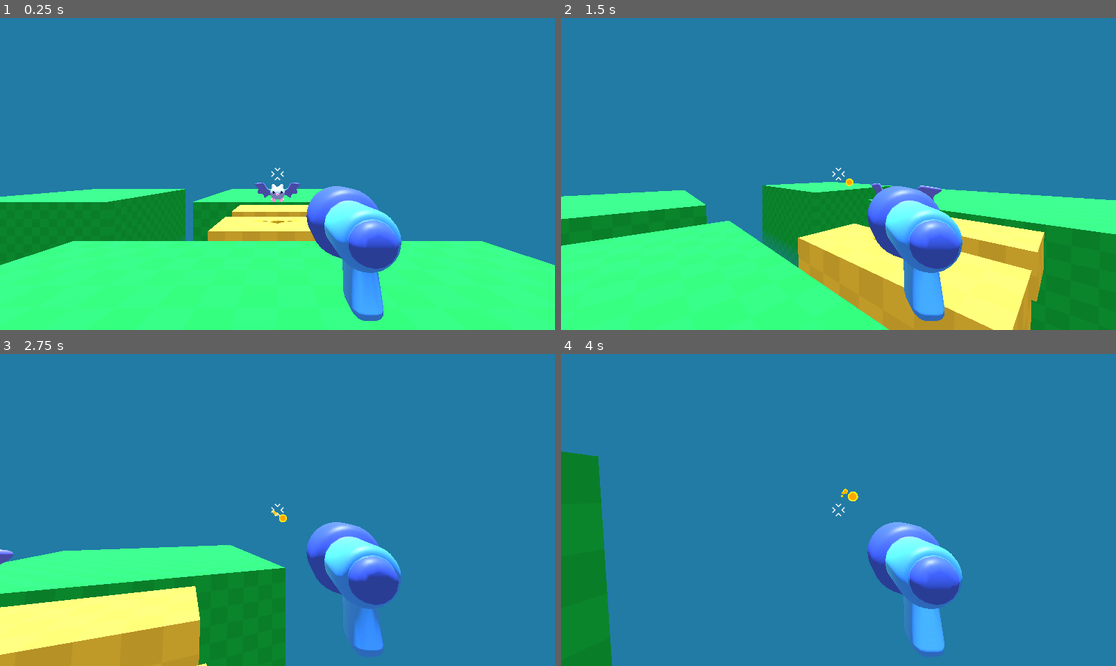
Above: before the commit, frames 1-4 (two rows, left to right).
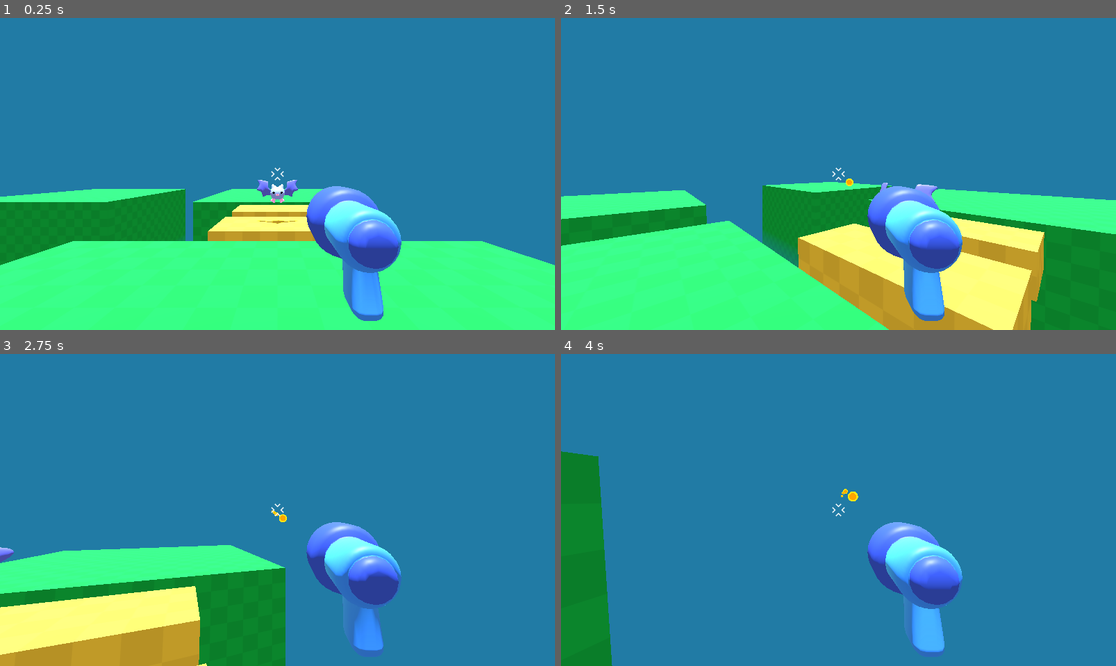
Above: after the commit, the same moments.

Repository: autrera/tutorial-fps-survivors-arena
Game: Godot game, scene res://game.tscn
Same seed, same stepped clock (60 frames per second), same inputs: the game is played once before the commit and once after it.
Inputs (mouse positions are in pixels of both pictures, inside the frame that each line leads up to):
- Up to frame 1 (0.25 s): no input
- Up to frame 2 (1.5 s): move the mouse to (866, 174) at 0.52 s; press the mouse at (866, 174) at 0.53 s; hold W (move_forward) from 0.53 s (still down); tap Space (jump) at 0.77 s; move the mouse to (810, 174) at 1.27 s; release the mouse at (810, 174) at 1.28 s; click (810, 174) at 1.35 s
- Up to frame 3 (2.75 s): keep holding W (move_forward); tap Space (jump) at 1.52 s; move the mouse to (288, 503) at 2.02 s; press the mouse at (288, 503) at 2.03 s
- Up to frame 4 (4 s): keep holding W (move_forward); move the mouse to (832, 516) at 2.77 s; release the mouse at (832, 516) at 2.78 s; click (832, 516) at 2.85 s; tap Space (jump) at 3.02, 3.77 s; move the mouse to (877, 513) at 3.52 s; press the mouse at (877, 513) at 3.53 s

The runs differ from the first frame. In frame 1, 0.2% of the frame differs, in the area x 45-55%, y 51-66%; in frame 2, 0.2%, in the area x 55-69%, y 52-72%; in frame 3, less than 0.1%; in frame 4, nothing differs.

Commit message:
Create a new blend of the idle and take damage animation for the mob

Diff:
--- a/mob/bat/bat_model.tscn
+++ b/mob/bat/bat_model.tscn
@@ -134,7 +134,6 @@
 
 [sub_resource type="Animation" id="Animation_030dj"]
 length = 0.2
-loop_mode = 1
 tracks/0/type = "value"
 tracks/0/imported = false
 tracks/0/enabled = true
@@ -165,22 +164,42 @@
 &"hurt": SubResource("Animation_030dj")
 }
 
+[sub_resource type="AnimationNodeAnimation" id="AnimationNodeAnimation_030dj"]
+animation = &"custom/hurt"
+
+[sub_resource type="AnimationNodeAnimation" id="AnimationNodeAnimation_vgr6s"]
+animation = &"Idle"
+
+[sub_resource type="AnimationNodeOneShot" id="AnimationNodeOneShot_shx3p"]
+mix_mode = 1
+
+[sub_resource type="AnimationNodeBlendTree" id="AnimationNodeBlendTree_scfiv"]
+graph_offset = Vector2(-277.121, 15.0936)
+nodes/Hurt/node = SubResource("AnimationNodeAnimation_030dj")
+nodes/Hurt/position = Vector2(66.6667, 320)
+nodes/Idle/node = SubResource("AnimationNodeAnimation_vgr6s")
+nodes/Idle/position = Vector2(80, 106.667)
+nodes/OneShot/node = SubResource("AnimationNodeOneShot_shx3p")
+nodes/OneShot/position = Vector2(306.667, 133.333)
+nodes/output/position = Vector2(533.333, 160)
+node_connections = [&"OneShot", 0, &"Idle", &"OneShot", 1, &"Hurt", &"output", 0, &"OneShot"]
+
 [node name="bat_model" instance=ExtResource("1_1he7g")]
 
 [node name="Skeleton3D" parent="Armature" index="0"]
-bones/0/position = Vector3(0, -0.0074, 0)
-bones/1/rotation = Quaternion(-0.0286549, 0.188485, -0.686718, 0.701478)
-bones/2/rotation = Quaternion(-0.0560154, -0.016041, 0.274838, 0.959723)
-bones/3/rotation = Quaternion(0.0412136, 0.059985, 0.264753, 0.961566)
-bones/4/rotation = Quaternion(-0.0286549, -0.188485, 0.686718, 0.701478)
-bones/5/rotation = Quaternion(-0.0560154, 0.016041, -0.274838, 0.959723)
-bones/6/rotation = Quaternion(0.0412136, -0.059985, -0.264753, 0.961566)
+bones/0/position = Vector3(0, 0.0236, 0)
+bones/1/rotation = Quaternion(0.192998, -0.012699, -0.632791, 0.749777)
+bones/2/rotation = Quaternion(0.17765, 0.0790352, 0.398792, 0.896191)
+bones/3/rotation = Quaternion(0.129522, 0.101589, 0.363023, 0.917125)
+bones/4/rotation = Quaternion(0.192998, 0.012699, 0.632791, 0.749777)
+bones/5/rotation = Quaternion(0.17765, -0.0790352, -0.398792, 0.896191)
+bones/6/rotation = Quaternion(0.129522, -0.101589, -0.363023, 0.917125)
 bones/7/position = Vector3(0.130992, -0.227392, -0.0878515)
 bones/7/rotation = Quaternion(0.261968, 0.0834551, 0.265751, 0.924004)
-bones/8/rotation = Quaternion(3.84334e-08, 0.690882, 0.722967, 1.64515e-08)
+bones/8/rotation = Quaternion(3.89248e-08, 0.647932, 0.761699, 2.54819e-08)
 bones/10/position = Vector3(-0.130992, -0.227392, -0.0878515)
 bones/10/rotation = Quaternion(0.261968, -0.0834551, -0.265751, 0.924004)
-bones/11/rotation = Quaternion(2.54238e-08, 0.690882, 0.722967, 3.63776e-08)
+bones/11/rotation = Quaternion(2.53631e-08, 0.647932, 0.761699, 3.22858e-08)
 
 [node name="bat" parent="Armature/Skeleton3D" index="0"]
 surface_material_override/0 = ExtResource("2_030dj")
@@ -190,3 +209,10 @@
 &"": SubResource("AnimationLibrary_2h6wp"),
 &"custom": SubResource("AnimationLibrary_vgr6s")
 }
+
+[node name="AnimationTree" type="AnimationTree" parent="." index="2"]
+tree_root = SubResource("AnimationNodeBlendTree_scfiv")
+anim_player = NodePath("../AnimationPlayer")
+parameters/OneShot/active = false
+parameters/OneShot/internal_active = false
+parameters/OneShot/request = 0
Not shown: 1 places in mob/bat/bat_model.tscn that only renumber resources
